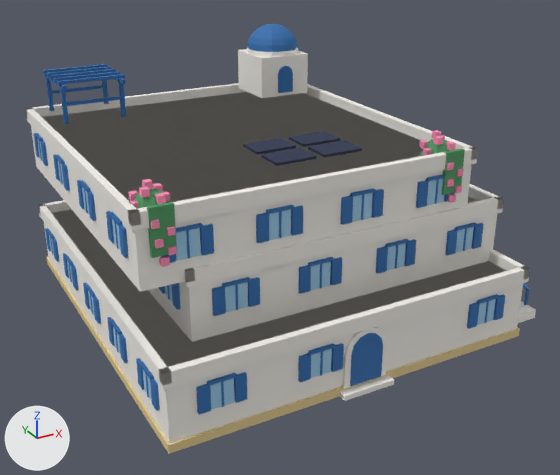
The Blender file assets/managed-models/buildings/house-2x2-3f-aegean-a-solar/house-2x2-3f-aegean-a-solar.blend as it was, and as the next commit left it.
The view is the same before and after, from a 50 mm camera at (-1.79, -3.3, 1.98) aimed at (-0.04, -0.12, 0.39). Arrows for +X, +Y and +Z are at lower left; the lights stay in place. The older version comes first.

Names of what the first picture shows: 'house-2x2-3f-aegean-a-solar'.
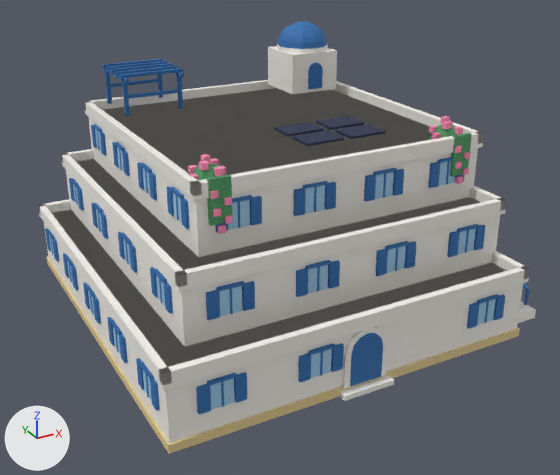
The change, as a diff of the scene's bpy script:
```diff
--- a/assets/managed-models/buildings/house-2x2-3f-aegean-a-solar/house-2x2-3f-aegean-a-solar.blend.py
+++ b/assets/managed-models/buildings/house-2x2-3f-aegean-a-solar/house-2x2-3f-aegean-a-solar.blend.py
@@ me_house_2x2_3f_aegean_a_solar @@
 me_house_2x2_3f_aegean_a_solar.from_pydata(...)  # 2736 vertices, 2065 faces; spans x -1.0..0.99, y -1.0..1.0, z 0.0..1.31
+# me_house_2x2_3f_aegean_a_solar part 1: the loose piece of 8 vertices spanning x -0.79..0.83, y -0.73..0.99, z 0.32..0.6 is scaled about its middle by (1.02, 1.01, 1), then moved by (-0.02, -0.01, 0.0)
+# me_house_2x2_3f_aegean_a_solar part 2: the loose piece of 8 vertices spanning x -0.8..0.85, y -0.75..1.0, z 0.58..0.6 is scaled about its middle by (1.02, 1.01, 1), then moved by (-0.02, -0.01, 0.0)
+# me_house_2x2_3f_aegean_a_solar part 3: the loose piece of 8 vertices spanning x -0.8..0.85, y -0.75..-0.71, z 0.6..0.65 is scaled about its middle by (1.02, 1, 1), then moved by (-0.02, -0.02, 0.0)
+# me_house_2x2_3f_aegean_a_solar part 4: the loose piece of 8 vertices spanning x -0.8..-0.76, y -0.75..1.0, z 0.6..0.65 is moved by (-0.04, -0.01, 0.0)
+# me_house_2x2_3f_aegean_a_solar part 5: the loose piece of 8 vertices spanning x -0.63..-0.53, y -0.74..-0.73, z 0.42..0.54 is moved by (-0.03, -0.02, 0.0)
+# me_house_2x2_3f_aegean_a_solar part 6: the loose piece of 8 vertices spanning x -0.69..-0.64, y -0.74..-0.73, z 0.42..0.54 is moved by (-0.03, -0.02, 0.0)
+# me_house_2x2_3f_aegean_a_solar part 7: the loose piece of 8 vertices spanning x -0.53..-0.48, y -0.74..-0.73, z 0.42..0.54 is moved by (-0.04, -0.02, 0.0)
+# me_house_2x2_3f_aegean_a_solar part 8: the loose piece of 8 vertices spanning x -0.64..-0.52, y -0.75..-0.73, z 0.54..0.55 is moved by (-0.04, -0.02, 0.0)
+# me_house_2x2_3f_aegean_a_solar part 9: the loose piece of 8 vertices spanning x -0.59..-0.58, y -0.74..-0.73, z 0.42..0.54 is moved by (-0.04, -0.02, 0.0)
+# me_house_2x2_3f_aegean_a_solar part 10: the loose piece of 8 vertices spanning x -0.23..-0.13, y -0.74..-0.73, z 0.42..0.54 is moved by (-0.03, -0.02, 0.0)
+# me_house_2x2_3f_aegean_a_solar part 11: the loose piece of 8 vertices spanning x -0.28..-0.23, y -0.74..-0.73, z 0.42..0.54 is moved by (-0.02, -0.02, 0.0)
+# me_house_2x2_3f_aegean_a_solar part 12: the loose piece of 8 vertices spanning x -0.12..-0.07, y -0.74..-0.73, z 0.42..0.54 is moved by (-0.03, -0.02, 0.0)
+# me_house_2x2_3f_aegean_a_solar part 13: the loose piece of 8 vertices spanning x -0.24..-0.12, y -0.75..-0.73, z 0.54..0.55 is moved by (-0.03, -0.02, 0.0)
+# me_house_2x2_3f_aegean_a_solar part 14: the loose piece of 8 vertices spanning x -0.18, y -0.74..-0.73, z 0.42..0.54 is moved by (-0.03, -0.02, 0.0)
+# me_house_2x2_3f_aegean_a_solar part 15: 1596 of 2736 vertices moved; they spanned x -1.0..0.85, y -0.76..1.0, z 0.42..1.31 and now span x -0.84..0.85, y -0.76..1.0, z 0.42..1.31; mean shift (0.19, 0.07, 0.0); largest move (-0.85, -0.6, 0.93) -> (-0.53, -0.41, 0.93)
 me_house_2x2_3f_aegean_a_solar.materials.append(mat_m_house_2x2_3f_aegean_a_solar)
```

Boxes (x1, y1, x2, y2) around the edits, measured in the pictures (560 x 475 px; the box of a moved part takes in the faces that stretch with it):
'house-2x2-3f-aegean-a-solar', reshaped
    before: (25, 24, 536, 454)
    after: (38, 21, 536, 454)
part 1 of me_house_2x2_3f_aegean_a_solar, moved or reshaped
    before: (148, 197, 497, 342)
    after: (66, 160, 500, 346)
part 2 of me_house_2x2_3f_aegean_a_solar, moved or reshaped
    before: (182, 196, 503, 287)
    after: (62, 159, 505, 292)
part 3 of me_house_2x2_3f_aegean_a_solar, moved or reshaped
    before: (185, 197, 504, 283)
    after: (175, 198, 506, 287)
part 4 of me_house_2x2_3f_aegean_a_solar, moved or reshaped
    before: (185, 268, 195, 283)
    after: (61, 153, 187, 287)
part 5 of me_house_2x2_3f_aegean_a_solar, moved or reshaped
    before: (225, 282, 248, 312)
    after: (219, 286, 242, 316)
part 6 of me_house_2x2_3f_aegean_a_solar, moved or reshaped
    before: (212, 286, 225, 316)
    after: (206, 290, 220, 320)
part 7 of me_house_2x2_3f_aegean_a_solar, moved or reshaped
    before: (248, 277, 260, 307)
    after: (242, 281, 255, 311)
part 8 of me_house_2x2_3f_aegean_a_solar, moved or reshaped
    before: (222, 277, 250, 287)
    after: (216, 281, 245, 291)
part 9 of me_house_2x2_3f_aegean_a_solar, moved or reshaped
    before: (235, 284, 238, 310)
    after: (230, 288, 233, 314)
part 10 of me_house_2x2_3f_aegean_a_solar, moved or reshaped
    before: (310, 262, 331, 290)
    after: (308, 265, 328, 293)
part 11 of me_house_2x2_3f_aegean_a_solar, moved or reshaped
    before: (299, 265, 311, 294)
    after: (296, 268, 308, 297)
part 12 of me_house_2x2_3f_aegean_a_solar, moved or reshaped
    before: (330, 257, 342, 285)
    after: (328, 260, 340, 289)
part 13 of me_house_2x2_3f_aegean_a_solar, moved or reshaped
    before: (308, 257, 334, 266)
    after: (305, 260, 331, 270)
part 14 of me_house_2x2_3f_aegean_a_solar, moved or reshaped
    before: (320, 264, 322, 288)
    after: (317, 267, 320, 291)
part 15 of me_house_2x2_3f_aegean_a_solar, moved or reshaped
    before: (25, 24, 504, 310)
    after: (61, 21, 507, 314)
